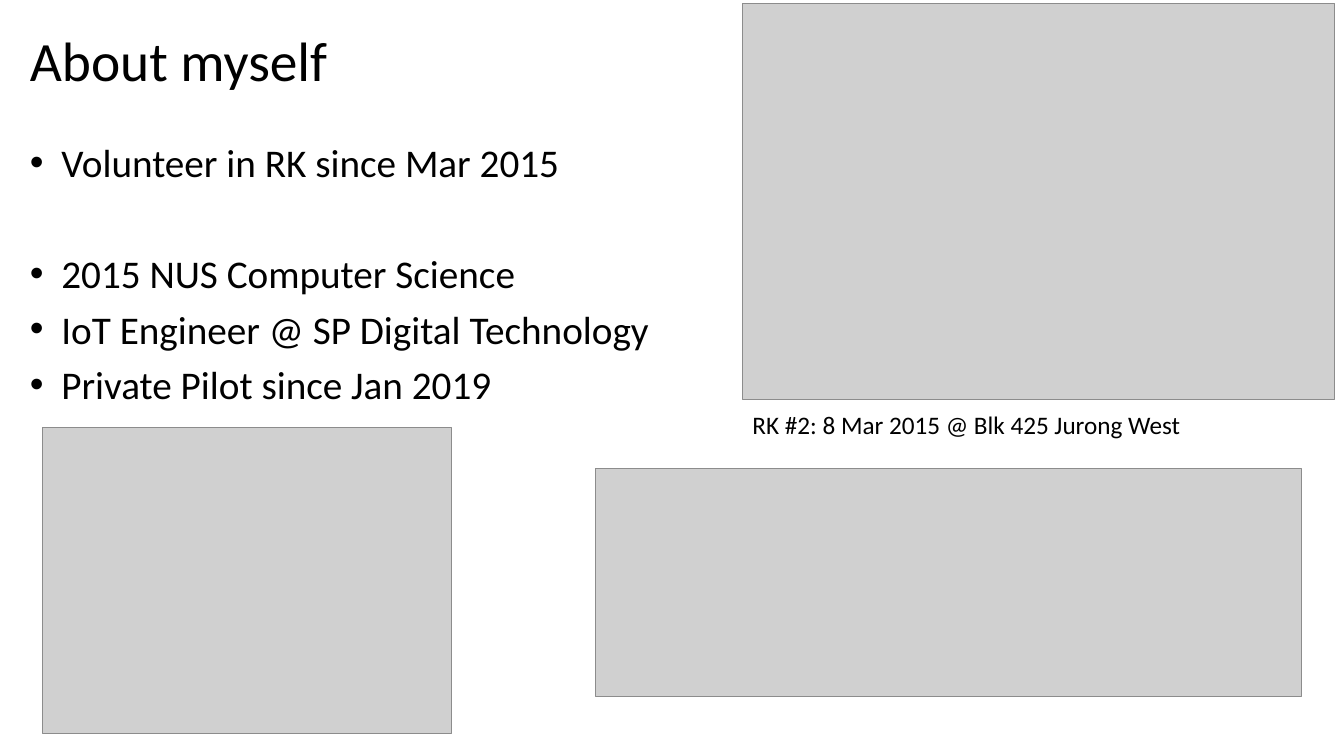
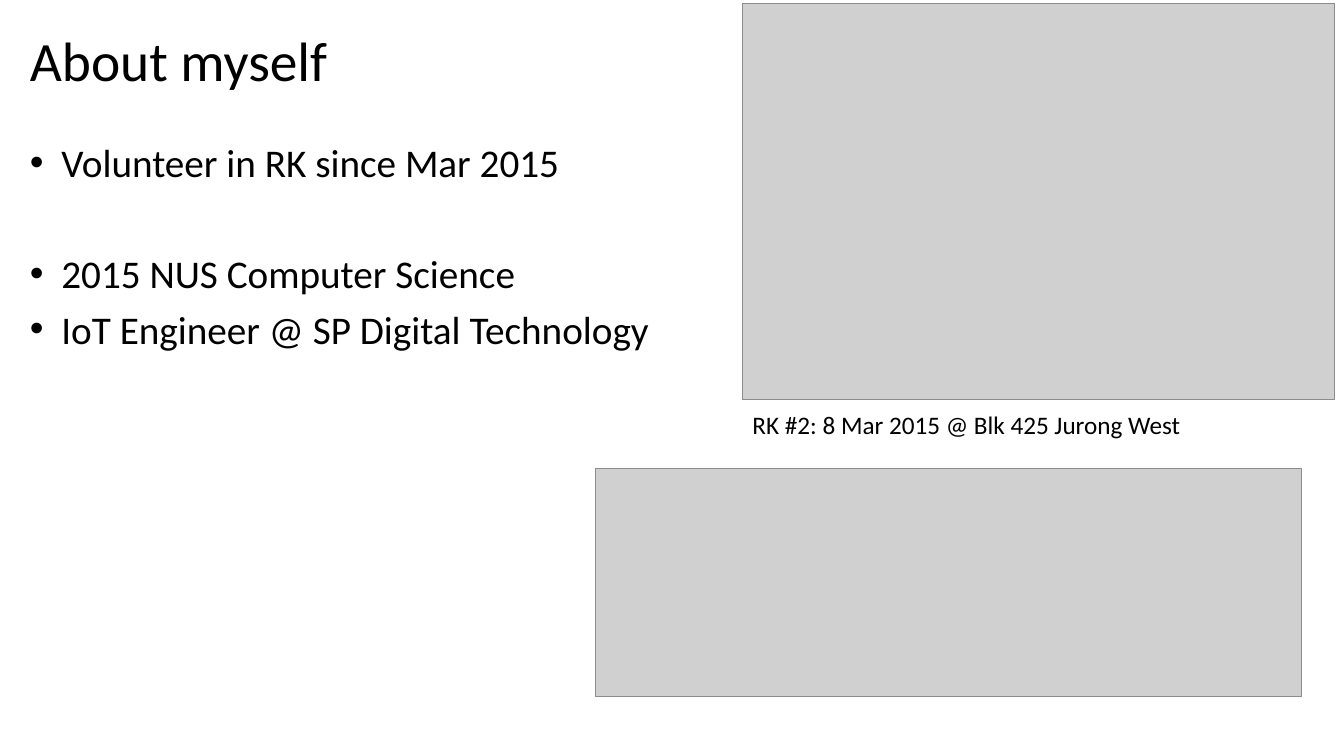
Before and after one commit to wemakerspace/repair-kopitiam-training-and-equipment, a slide deck: slide 1 of training/About YKM.pptx. Drawn at 1344x756 pixels with LibreOffice and Linux fonts; fonts in the diff are those of the drawing; grey boxes stand for pictures. Boxes give left, top, right and bottom in pixels: in the first picture for what was removed or moved away, otherwise in the second. Text is boxed around its words. In the diff, an @@ line names an element or a change of style, - is before the commit and + after.

Commit message:
updated slides

```diff
--- a/training/About YKM.pptx
+++ b/training/About YKM.pptx
@@ text at [61,371,491,400]: paragraph removed @@
-• Private Pilot since Jan 2019
@@ picture removed at [42,427,451,734] @@
```
